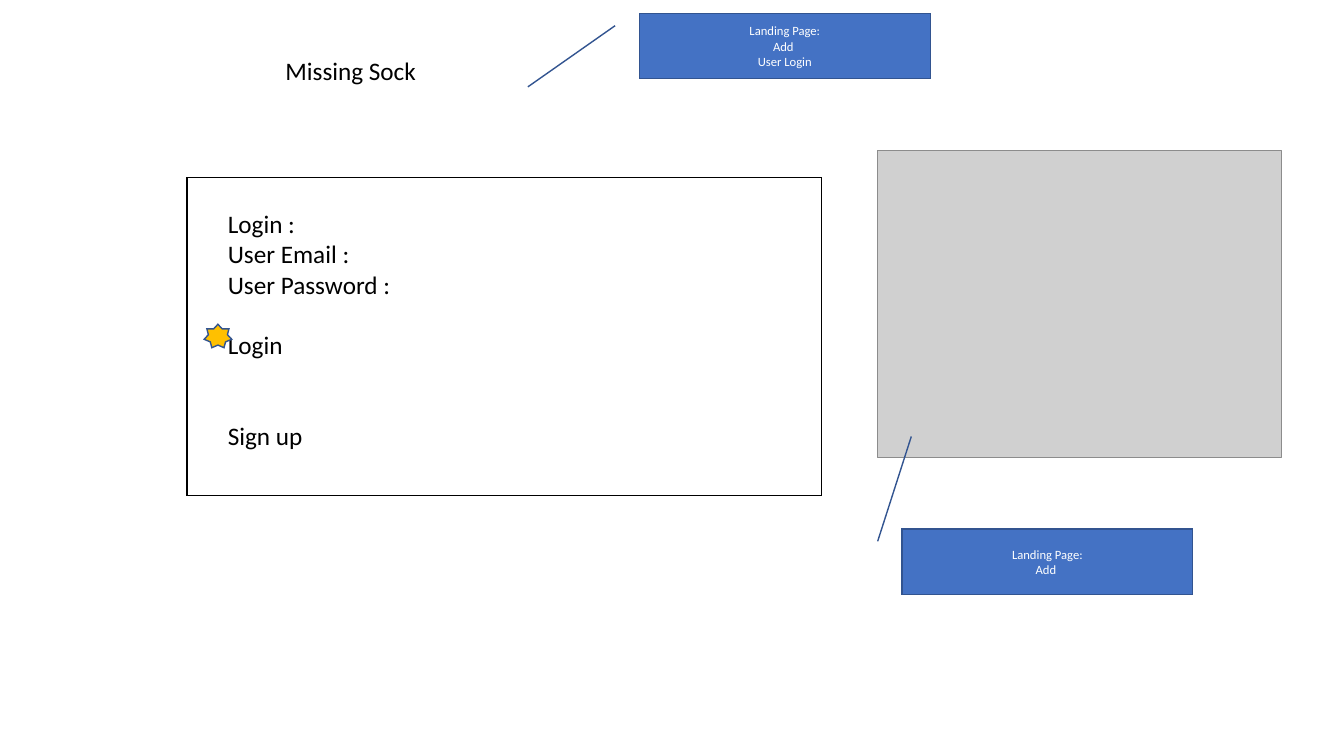
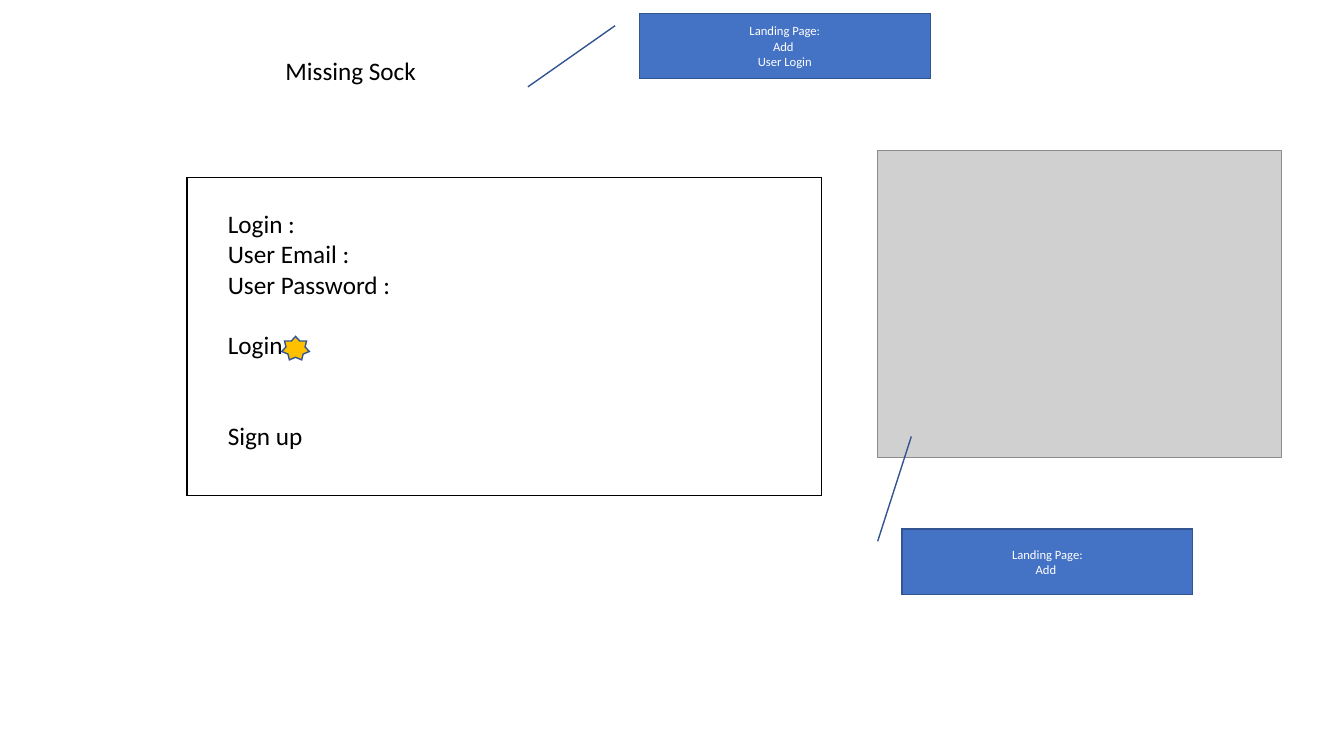
Before and after one commit to DuDevOps/MissingSock, a slide deck: slide 1 of Documentation/Planning/wireframe_1.pptx. Drawn at 1344x756 pixels with LibreOffice and Linux fonts; fonts in the diff are those of the drawing; grey boxes stand for pictures. Boxes give left, top, right and bottom in pixels: in the first picture for what was removed or moved away, otherwise in the second. Text is boxed around its words. In the diff, an @@ line names an element or a change of style, - is before the commit and + after.

Commit message:
Add detail to ppt

```diff
--- a/Documentation/Planning/wireframe_1.pptx
+++ b/Documentation/Planning/wireframe_1.pptx
@@ star: place and size @@
-star at (205,325,232,348)
+star at (282,337,310,360)
```
